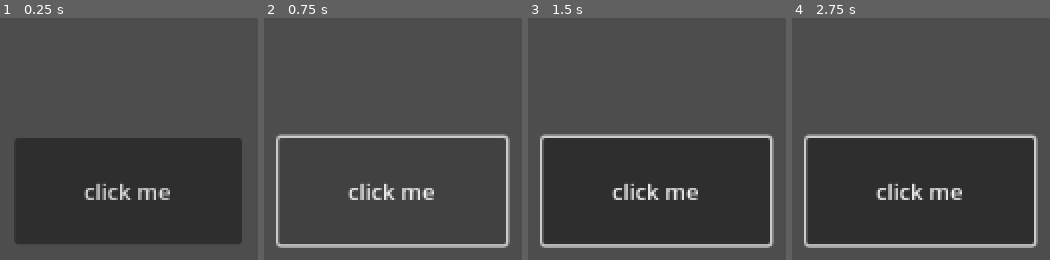
Above: before the commit, frames 1-4 (left to right).
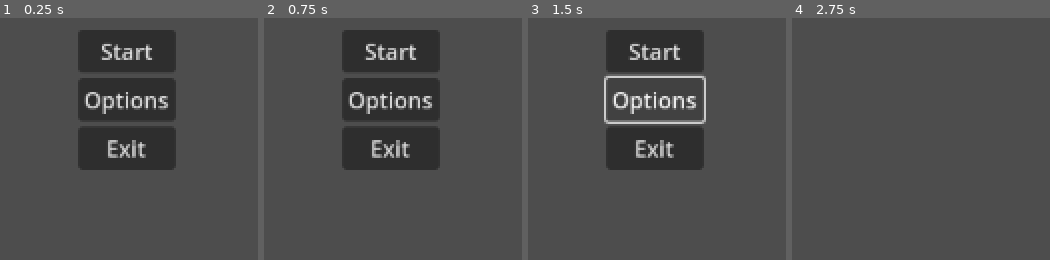
Above: after the commit, the same moments.

Repository: alexgaaranes/GameJam-2024-Entry
Game: Godot game, scene res://scenes/menu.tscn
Two runs of this game, one before a commit and one after it. Both use one fixed random seed, a clock stepped at 60 frames per second and the inputs below.
Inputs (mouse positions are in pixels of both pictures, inside the frame that each line leads up to):
- Up to frame 1 (0.25 s): no input
- Up to frame 2 (0.75 s): click (393, 192) at 0.5 s, where only the run before the commit has a clickable "click me"
- Up to frame 3 (1.5 s): click (654, 97) at 1.25 s, where only the run after the commit has a clickable "Options"
- Up to frame 4 (2.75 s): click (918, 49) at 2 s, where only the run after the commit has a clickable "Start"

The runs differ from the first frame. In frame 1, 47% of the frame differs, in the area x 6-94%, y 4-94%; in frame 2, 19%; in frame 3, 47%; in frame 4, 42%.

Commit message:
changed menu

Diff:
--- a/scenes/menu.tscn
+++ b/scenes/menu.tscn
@@ -1,23 +1,42 @@
 [gd_scene load_steps=2 format=3 uid="uid://b582kkllaqo8c"]
 
-[ext_resource type="Script" path="res://scripts/testButton.gd" id="1_hm61r"]
+[ext_resource type="Script" path="res://scripts/menu.gd" id="1_fy35y"]
 
-[node name="GameStage" type="Node"]
+[node name="Menu" type="Control"]
+layout_mode = 3
+anchors_preset = 15
+anchor_right = 1.0
+anchor_bottom = 1.0
+grow_horizontal = 2
+grow_vertical = 2
+script = ExtResource("1_fy35y")
 
-[node name="Camera2D" type="Camera2D" parent="."]
-position = Vector2(576, 324)
+[node name="VBoxContainer" type="VBoxContainer" parent="."]
+layout_mode = 1
+anchors_preset = 8
+anchor_left = 0.5
+anchor_top = 0.5
+anchor_right = 0.5
+anchor_bottom = 0.5
+offset_left = -35.0
+offset_top = -50.5
+offset_right = 35.0
+offset_bottom = 50.5
+grow_horizontal = 2
+grow_vertical = 2
+alignment = 1
 
-[node name="Button" type="Button" parent="."]
-anchors_preset = -1
-anchor_left = 0.43
-anchor_top = 0.543
-anchor_right = 0.572
-anchor_bottom = 0.662
-offset_left = -0.360016
-offset_top = 0.135986
-offset_right = 0.0559692
-offset_bottom = 0.0239563
-text = "click me"
-script = ExtResource("1_hm61r")
+[node name="StartButton" type="Button" parent="VBoxContainer"]
+layout_mode = 2
+text = "Start"
 
-[connection signal="pressed" from="Button" to="Button" method="_on_pressed"]
+[node name="OptionsButton" type="Button" parent="VBoxContainer"]
+layout_mode = 2
+text = "Options"
+
+[node name="ExitButton" type="Button" parent="VBoxContainer"]
+layout_mode = 2
+text = "Exit"
+
+[connection signal="pressed" from="VBoxContainer/StartButton" to="." method="_on_start_button_pressed"]
+[connection signal="pressed" from="VBoxContainer/ExitButton" to="." method="_on_exit_button_pressed"]
--- /dev/null
+++ b/scenes/placeholder_lvl.tscn
@@ -0,0 +1,3 @@
+[gd_scene format=3 uid="uid://bhmqw75h2u8fk"]
+
+[node name="PlaceholderLvl" type="Node"]
--- /dev/null
+++ b/scripts/menu.gd
@@ -0,0 +1,20 @@
+extends Control
+
+
+# Called when the node enters the scene tree for the first time.
+func _ready():
+	pass # Replace with function body.
+
+
+# Called every frame. 'delta' is the elapsed time since the previous frame.
+#func _process(delta):
+	#pass
+
+
+func _on_start_button_pressed():	# Start Button Signal
+	get_tree().change_scene_to_file("res://scenes/placeholder_lvl.tscn")
+
+
+
+func _on_exit_button_pressed():
+	get_tree().quit()
--- a/scripts/testButton.gd
+++ /dev/null
@@ -1,16 +0,0 @@
-extends Button
-
-
-# Called when the node enters the scene tree for the first time.
-func _ready() -> void:
-	print("Button Here")
-	pass # Replace with function body.
-
-
-# Called every frame. 'delta' is the elapsed time since the previous frame.
-func _process(delta: float) -> void:
-	pass
-
-
-func _on_pressed() -> void:
-	pass # Replace with function body.
